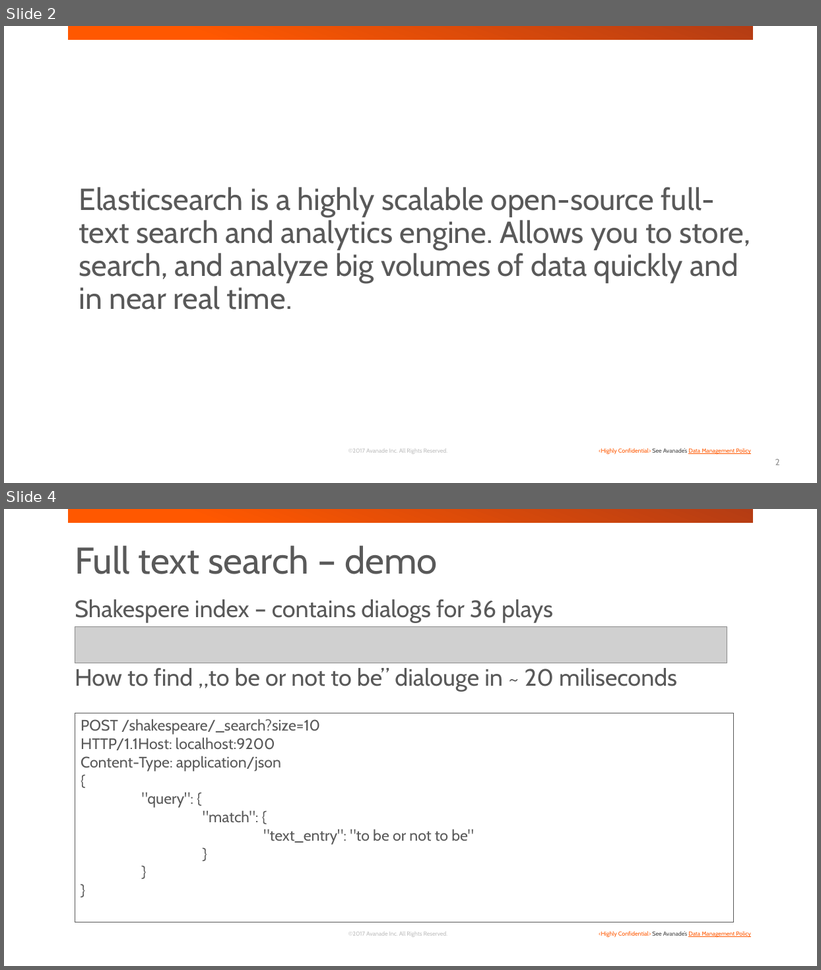
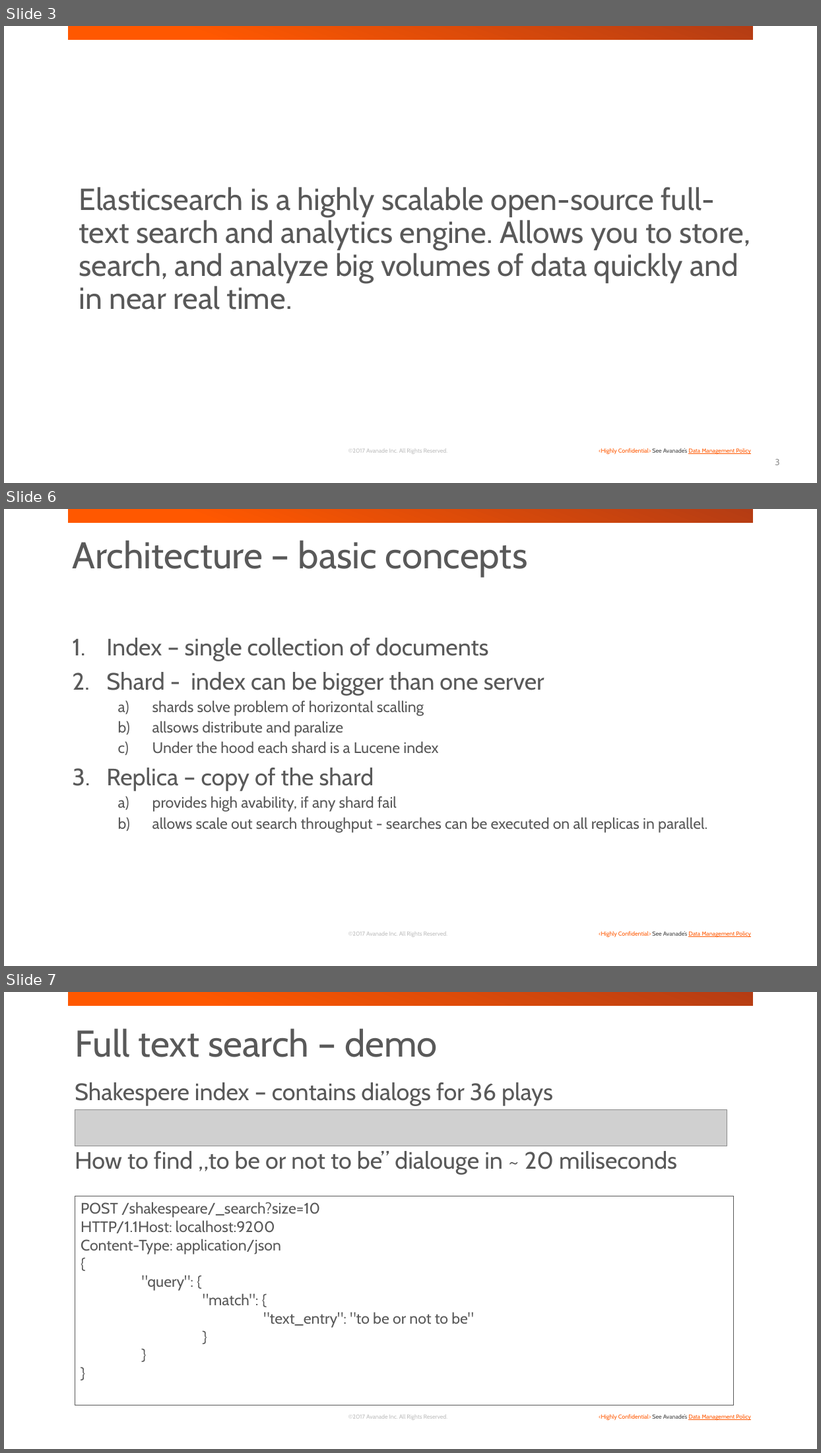
Before and after one commit to jakubgw/elasticsearch-short-intruduction, a slide deck: elasticsearch short introduction.pptx. Shown one above the other, each under a label of ours: slides 2 and 4 before the commit, slides 3, 6 and 7 after it; the slides between them are not shown. The pictures are 821x970 and 821x1453 pixels, drawn with LibreOffice and Linux fonts; fonts in the diff are those of the drawing; grey boxes stand for pictures; background and template pictures are left out. Boxes give left, top, right and bottom in pixels: in the first picture for what was removed or moved away, otherwise in the second. Text is boxed around its words. In the diff, an @@ line names an element or a change of style, - is before the commit and + after.

```diff
--- a/elasticsearch short introduction.pptx
+++ b/elasticsearch short introduction.pptx
@@ slide 6 added at <box>4,509,817,966</box>, background #FFFFFF; not listed: 3 template elements that a slide beside it also shows @@
@@ text added at <box>72,540,528,577</box>, 44 pt, text #595959 @@
+Architecture – basic concepts
@@ text added at <box>106,638,708,833</box>, 18 pt, text #595959 @@
+1. Index – single collection of documents
+2. Shard - index can be bigger than one server
+  a) shards solve problem of horizontal scalling
+  b) allsows distribute and paralize
+  c) Under the hood each shard is a Lucene index
+3. Replica – copy of the shard
+  a) provides high avability, if any shard fail
+  b) allows scale out search throughput - searches can be executed on all replicas in parallel.
@@ what was slide 2 is now slide 3 @@
@@ page number at <box>775,459,780,466</box>: text changed @@
-2
+3
@@ what was slide 4 is now slide 7 @@
```
Also in this commit, not shown: 2 slides changed, 7 other slides added, 4 other files.
